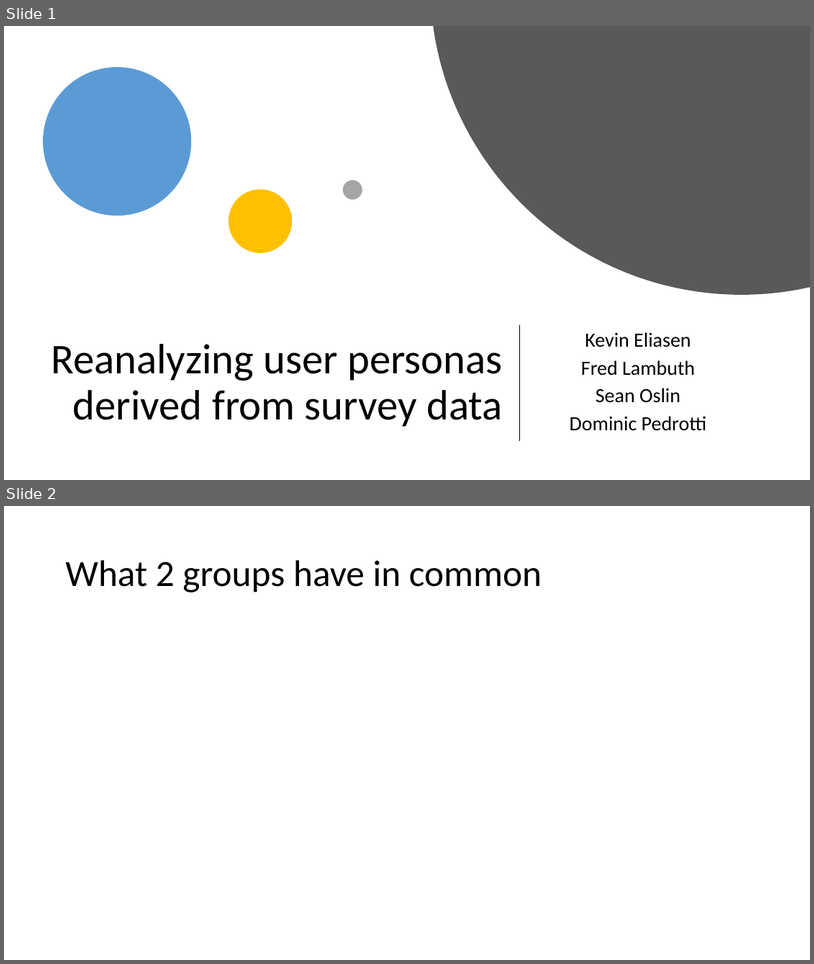
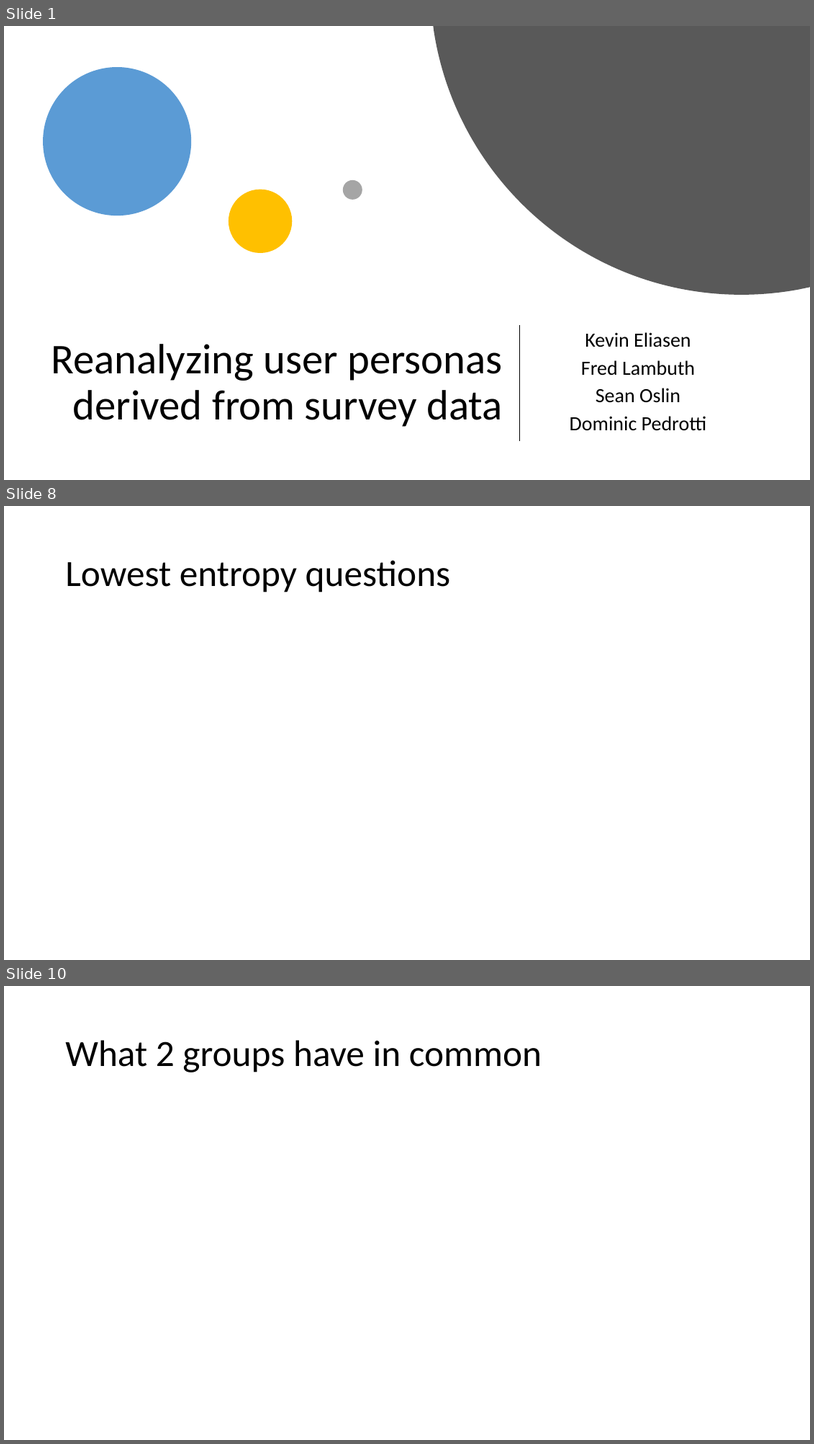
Before and after one commit to PersonaPredicta/Survey_Says..., a slide deck: New_personas.pptx. Shown one above the other, each under a label of ours: slides 1 and 2 before the commit, slides 1, 8 and 10 after it; the slides between them are not shown. The pictures are 814x964 and 814x1444 pixels, drawn with LibreOffice and Linux fonts; fonts in the diff are those of the drawing. Boxes give left, top, right and bottom in pixels: in the first picture for what was removed or moved away, otherwise in the second. Text is boxed around its words. In the diff, an @@ line names an element or a change of style, - is before the commit and + after.

```diff
--- a/New_personas.pptx
+++ b/New_personas.pptx
@@ slide 8 added at box(4, 506, 810, 960), background #FFFFFF @@
@@ title added at box(65, 560, 451, 592), 44 pt, text #000000 @@
+Lowest entropy questions
@@ what was slide 2 is now slide 10 @@
```
Also in this commit, not shown: 1 slide changed, 10 other slides added.
